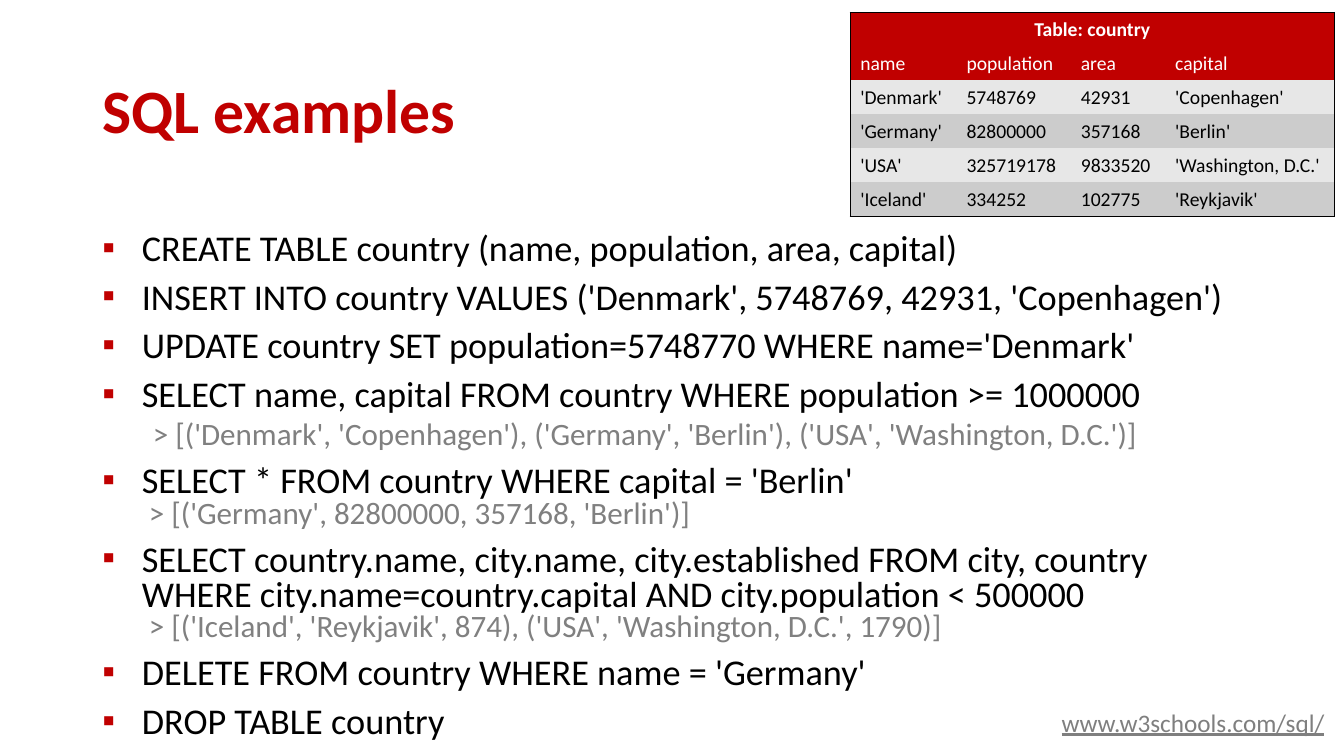
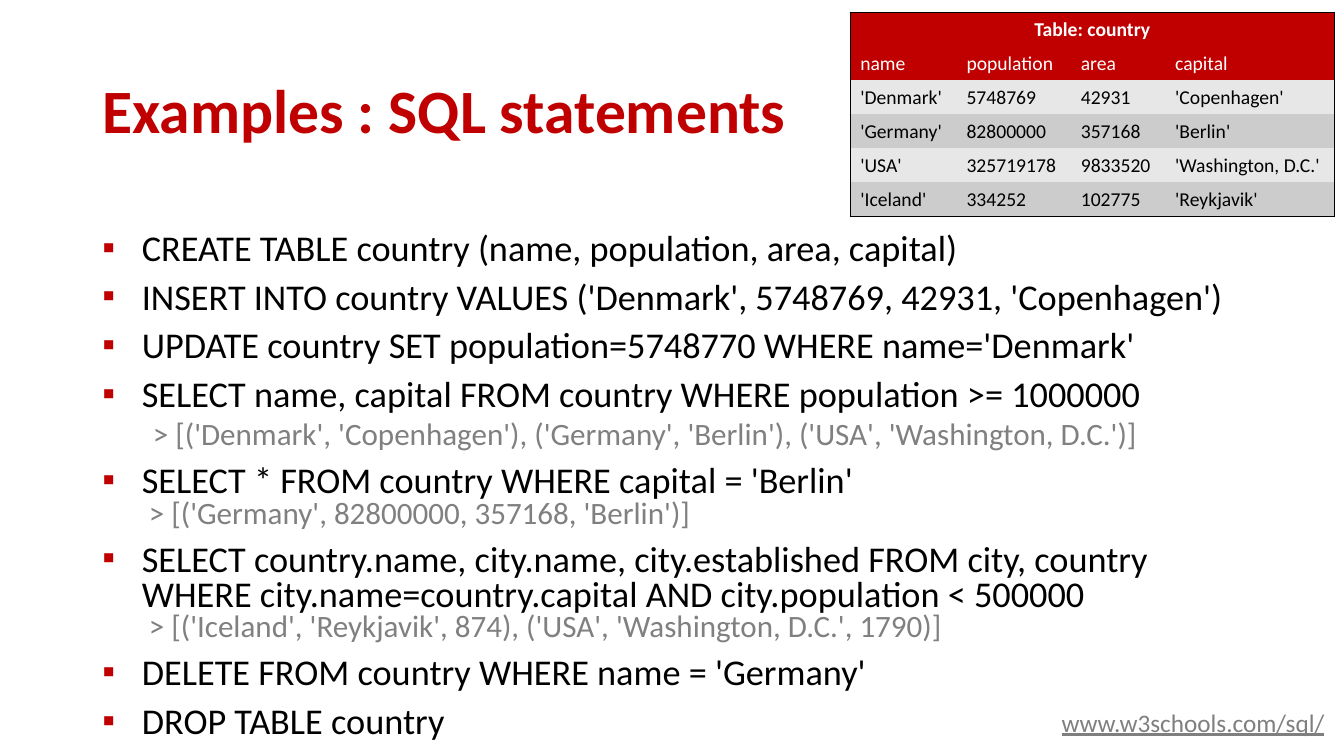
Before and after one commit to gsbrodal/gsbrodal.github.io, a slide deck: slide 4 of ipsa/slides/pandas.pptx. Drawn at 1344x756 pixels with LibreOffice and Linux fonts; fonts in the diff are those of the drawing. Boxes give left, top, right and bottom in pixels: in the first picture for what was removed or moved away, otherwise in the second. Text is boxed around its words. In the diff, an @@ line names an element or a change of style, - is before the commit and + after.

```diff
--- a/ipsa/slides/pandas.pptx
+++ b/ipsa/slides/pandas.pptx
@@ title at <box>102,89,785,143</box>: text changed @@
-SQL examples
+Examples : SQL statements
```
Also in this commit, not shown: 2 other slides changed, 3 other files.
